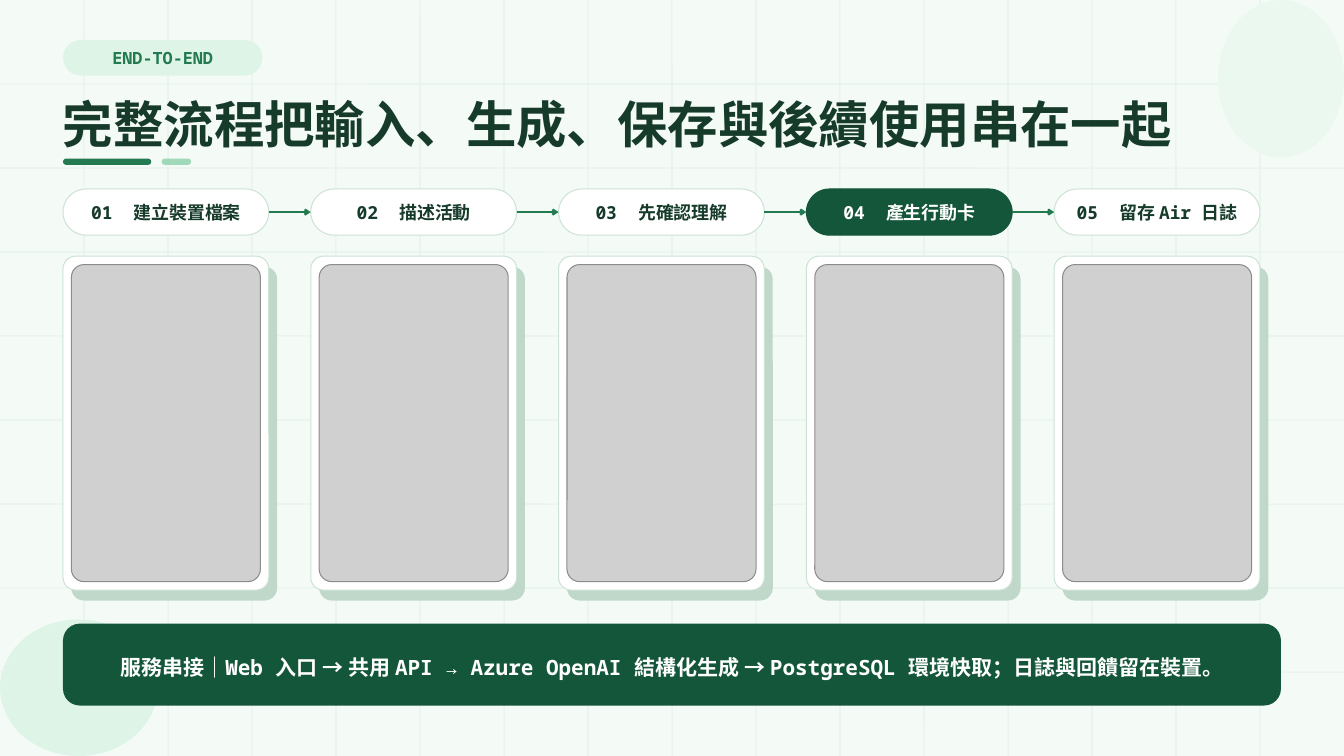
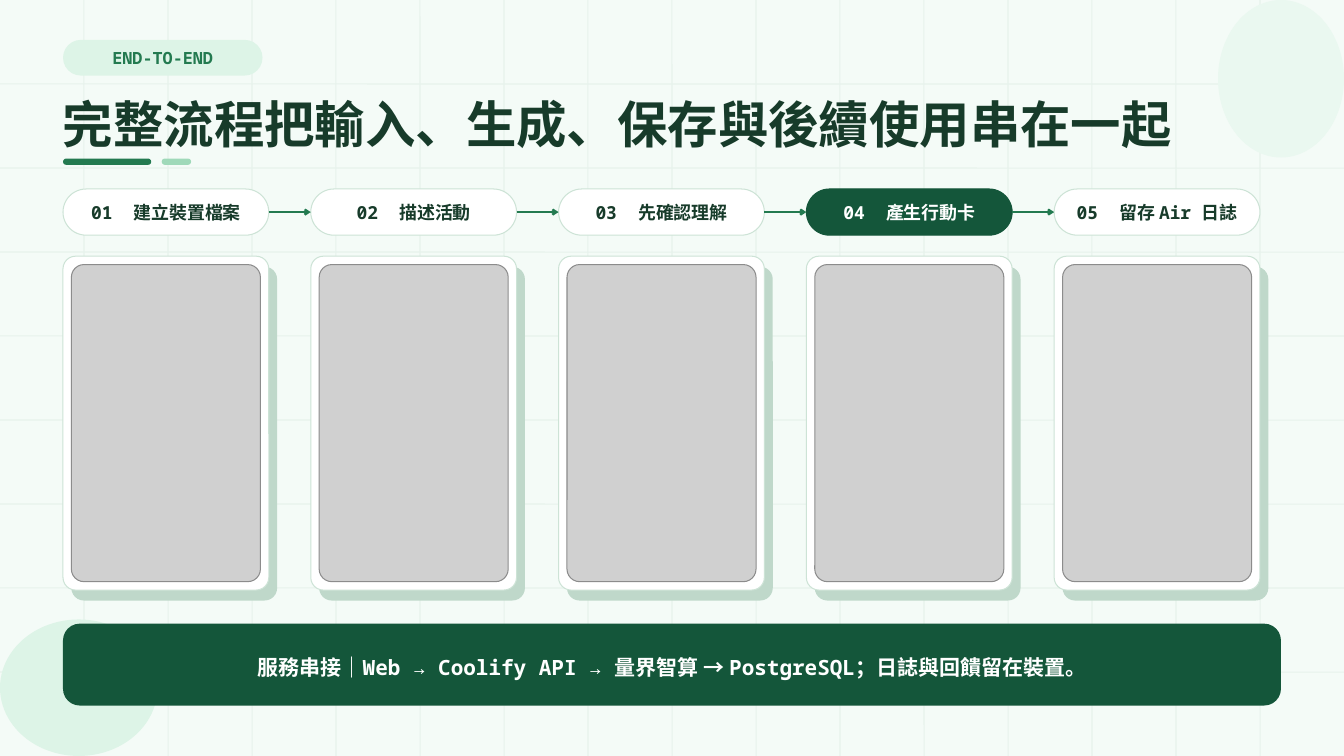
Before and after one commit to Sutdents-Project-Hub/AirMe, a slide deck: slide 8 of outputs/AirMe_核心雲端服務概念驗證.pptx. Drawn at 1344x756 pixels with LibreOffice and Linux fonts; fonts in the diff are those of the drawing; grey boxes stand for pictures. Boxes give left, top, right and bottom in pixels: in the first picture for what was removed or moved away, otherwise in the second. Text is boxed around its words. In the diff, an @@ line names an element or a change of style, - is before the commit and + after.

Commit message:
chore(competition): 完成 Coolify 展示交付與驗證

```diff
--- a/outputs/AirMe_核心雲端服務概念驗證.pptx
+++ b/outputs/AirMe_核心雲端服務概念驗證.pptx
@@ text at (x1=258, y1=654, x2=1086, y2=680): text changed @@
-服務串接｜Web 入口 → 共用 API → Azure OpenAI 結構化生成 → PostgreSQL 環境快取；日誌與回饋留在裝置。
+服務串接｜Web → Coolify API → 量界智算 → PostgreSQL；日誌與回饋留在裝置。
```
Also in this commit, not shown: 8 other slides changed, 19 other files.
